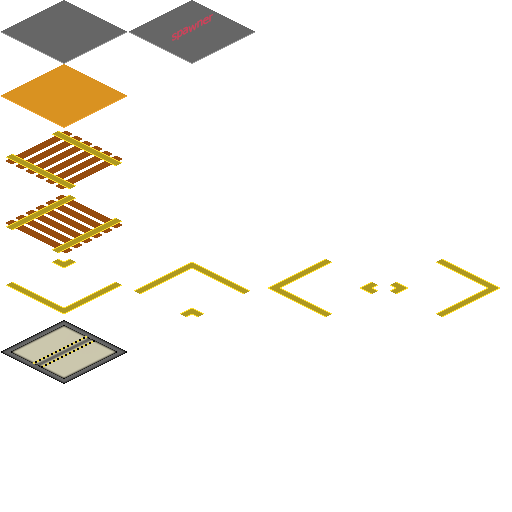
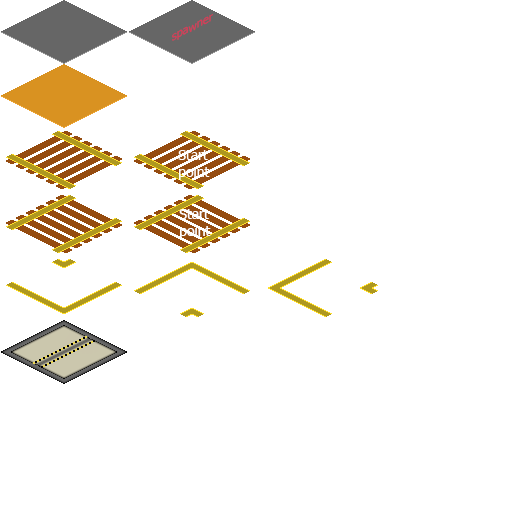
Before/after of a 512px x 512px layered artwork. What changed in the layer stack:
hid "Layer 7 copy" over [390, 259, 500, 317]
added layer "Start point copy" above "Layer 5" over [134, 195, 250, 253]
added layer "Start point" above "Layer 4" over [134, 131, 250, 189]
